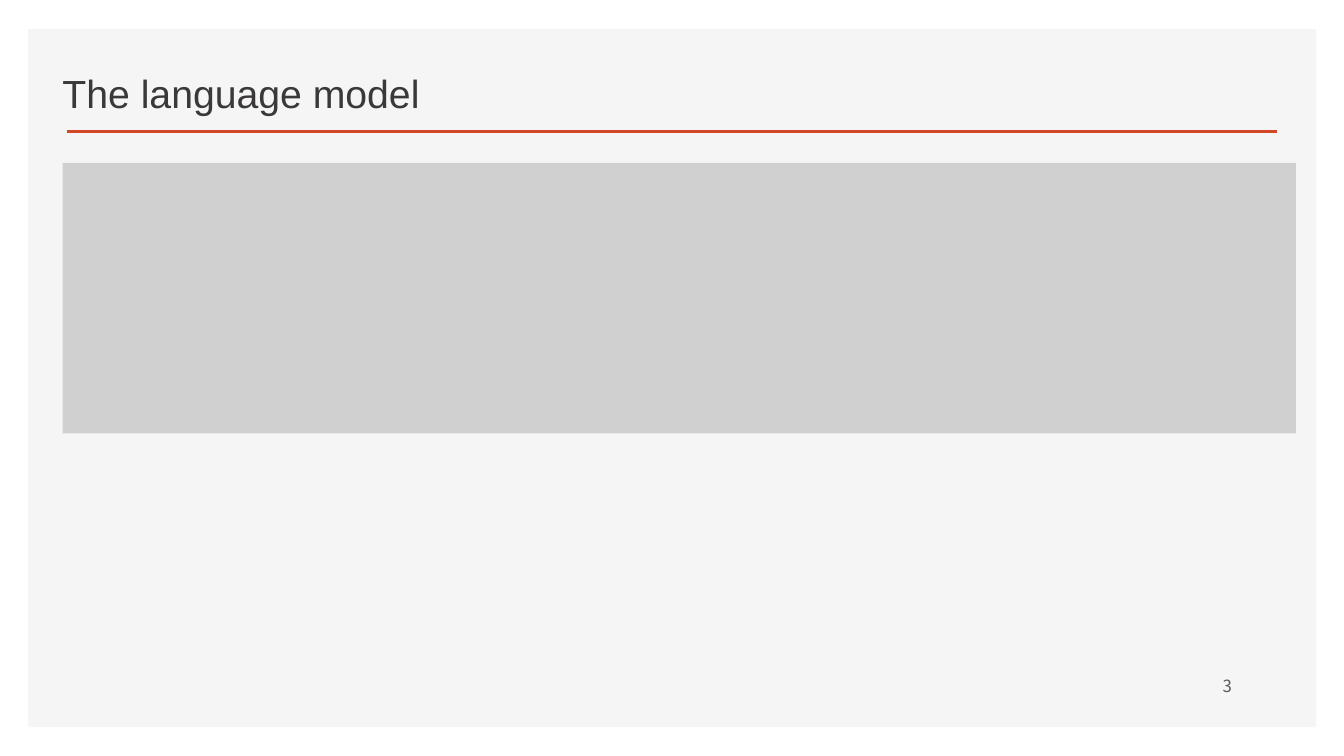
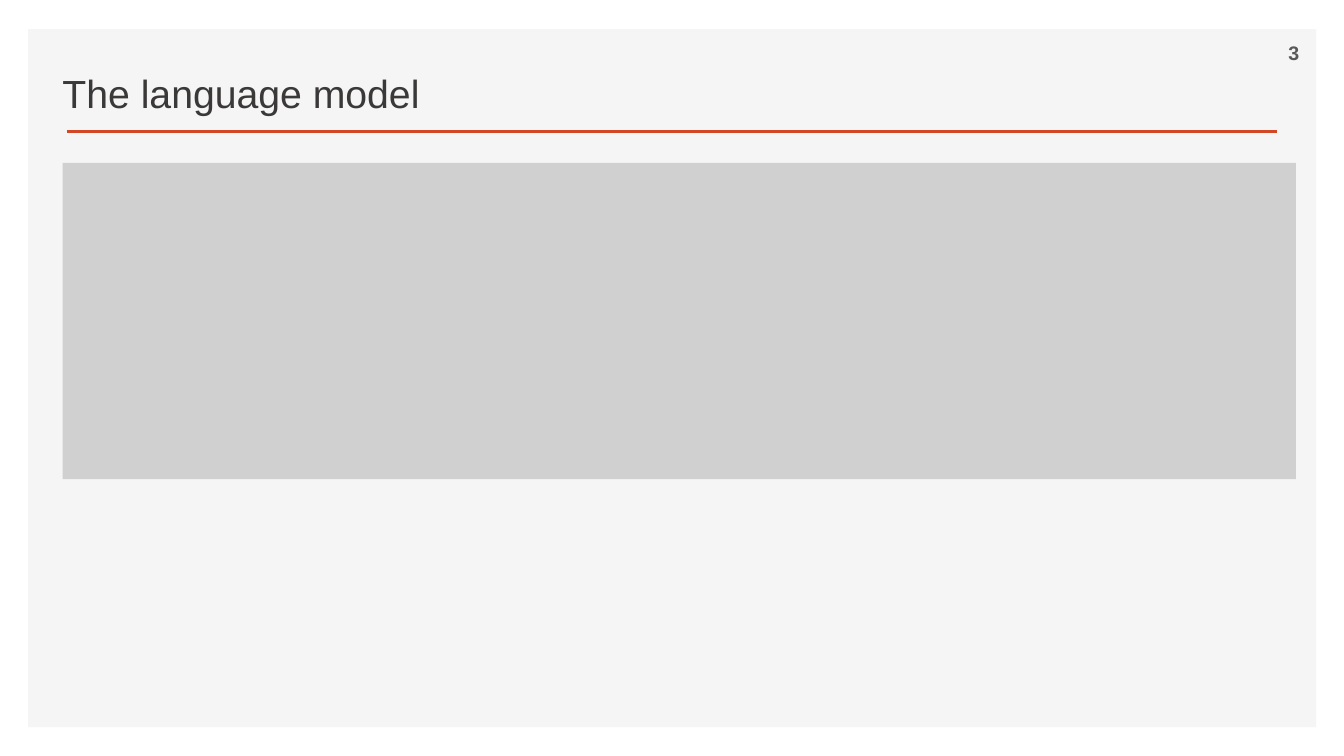
Before and after one commit to ancestor9/2026_Fall_Deep-Learning-with-Python, a slide deck: slide 3 of Chapter 15 Language models and the Transformer.pptx. Drawn at 1344x756 pixels with LibreOffice and Linux fonts; fonts in the diff are those of the drawing; grey boxes stand for pictures; background and template pictures are left out. Boxes give left, top, right and bottom in pixels: in the first picture for what was removed or moved away, otherwise in the second. Text is boxed around its words. In the diff, an @@ line names an element or a change of style, - is before the commit and + after.

```diff
--- a/Chapter 15 Language models and the Transformer.pptx
+++ b/Chapter 15 Language models and the Transformer.pptx
@@ page number: place and size @@
-page number at (1223,679,1232,692)
+page number at (1288,46,1299,60)
@@ page number at (1288,46,1299,60): size 12 to 14 pt, font Noto Sans CJK KR to Arial, bold on @@
@@ picture: place and size @@
-picture at (63,163,1296,434)
+picture at (63,163,1296,480)
```
Also in this commit, not shown: 12 other slides changed, 4 slides added, 3 slides removed.
